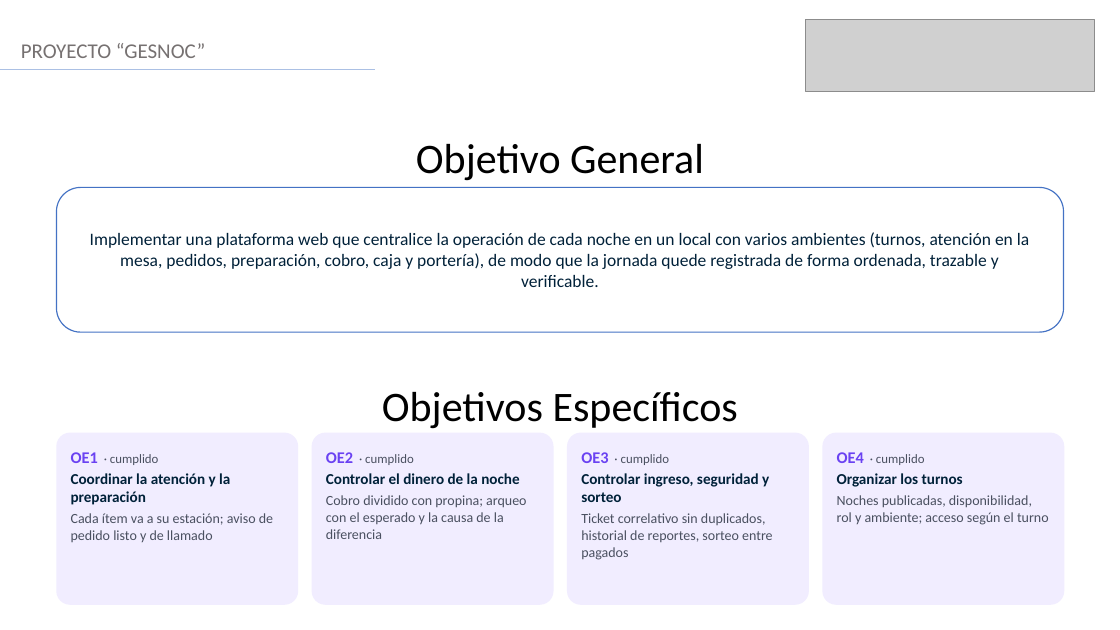
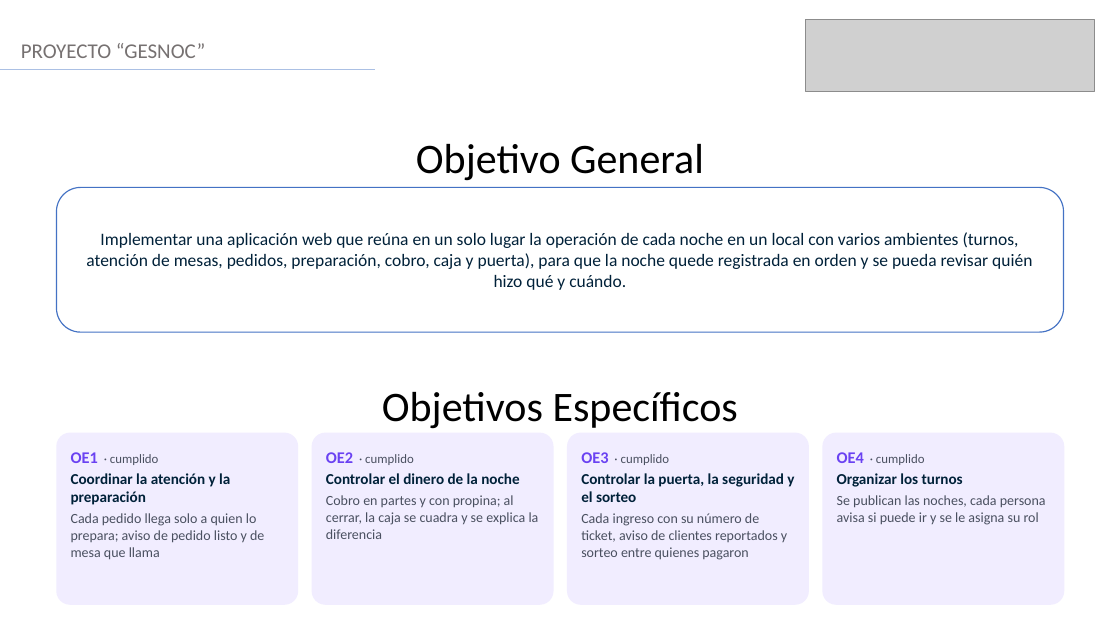
Before and after one commit to MiguelGaticaBestNick123/gesnoc, a slide deck: slide 4 of Fase 2/Evidencias proyecto/Presentación Proyecto.pptx. Drawn at 1120x630 pixels with LibreOffice and Linux fonts; fonts in the diff are those of the drawing; grey boxes stand for pictures. Boxes give left, top, right and bottom in pixels: in the first picture for what was removed or moved away, otherwise in the second. Text is boxed around its words. In the diff, an @@ line names an element or a change of style, - is before the commit and + after.

```diff
--- a/Fase 2/Evidencias proyecto/Presentación Proyecto.pptx
+++ b/Fase 2/Evidencias proyecto/Presentación Proyecto.pptx
@@ text in rounded rectangle at (x1=86, y1=232, x2=1032, y2=290): text changed @@
-Implementar una plataforma web que centralice la operación de cada noche en un local con varios ambientes (turnos, atención en la mesa, pedidos, preparación, cobro, caja y portería), de modo que la jornada quede registrada de forma ordenada, trazable y verificable.
+Implementar una aplicación web que reúna en un solo lugar la operación de cada noche en un local con varios ambientes (turnos, atención de mesas, pedidos, preparación, cobro, caja y puerta), para que la noche quede registrada en orden y se pueda revisar quién hizo qué y cuándo.
@@ text at (x1=581, y1=473, x2=794, y2=560): text changed @@
-Controlar ingreso, seguridad y sorteo
-Ticket correlativo sin duplicados, historial de reportes, sorteo entre pagados
+Controlar la puerta, la seguridad y el sorteo
+Cada ingreso con su número de ticket, aviso de clientes reportados y sorteo entre quienes pagaron
@@ text at (x1=326, y1=495, x2=539, y2=539): text changed @@
-Cobro dividido con propina; arqueo con el esperado y la causa de la diferencia
+Cobro en partes y con propina; al cerrar, la caja se cuadra y se explica la diferencia
@@ text at (x1=837, y1=495, x2=1046, y2=525): text changed @@
-Noches publicadas, disponibilidad, rol y ambiente; acceso según el turno
+Se publican las noches, cada persona avisa si puede ir y se le asigna su rol
@@ text at (x1=71, y1=513, x2=264, y2=560): text changed @@
-Cada ítem va a su estación; aviso de pedido listo y de llamado
+Cada pedido llega solo a quien lo prepara; aviso de pedido listo y de mesa que llama
```
Also in this commit, not shown: 13 other slides changed.
